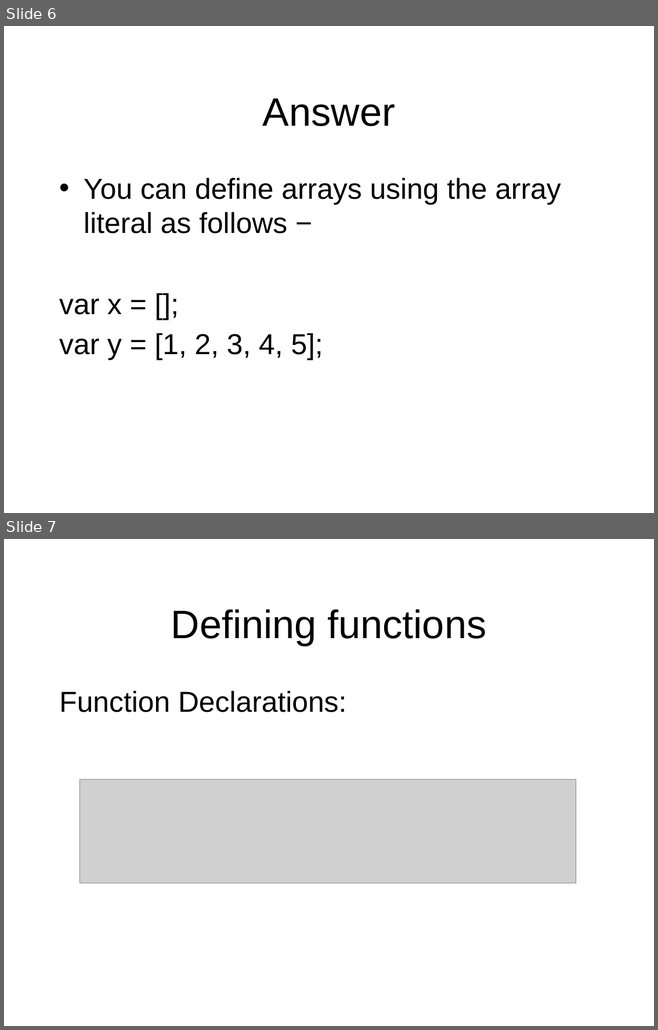
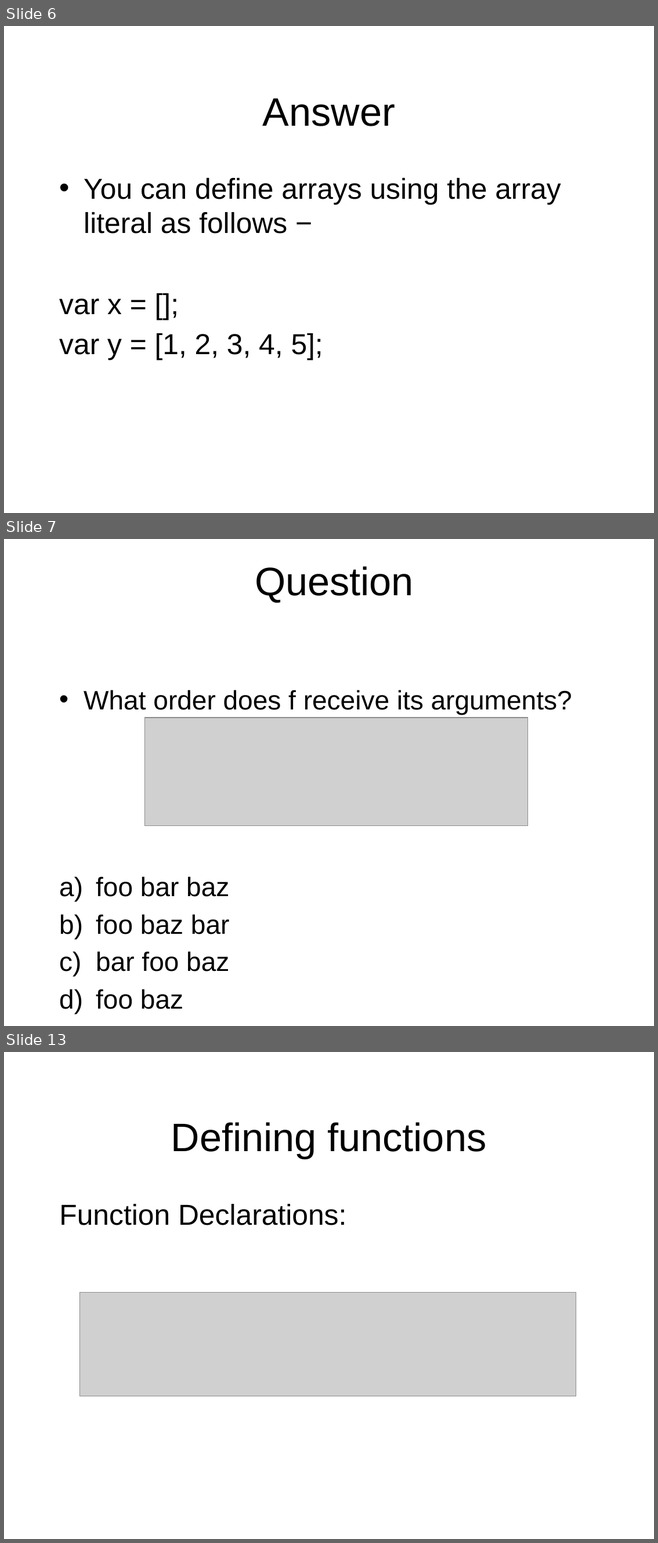
Before and after one commit to octaviordz/zjnu2017.github.io, a slide deck: WAD/lectures/110--Javascript.Forms.pptx. Shown one above the other, each under a label of ours: slides 6 and 7 before the commit, slides 6, 7 and 13 after it; the slides between them are not shown. The pictures are 658x1030 and 658x1543 pixels, drawn with LibreOffice and Linux fonts; fonts in the diff are those of the drawing; grey boxes stand for pictures. Boxes give left, top, right and bottom in pixels: in the first picture for what was removed or moved away, otherwise in the second. Text is boxed around its words. In the diff, an @@ line names an element or a change of style, - is before the commit and + after.

```diff
--- a/WAD/lectures/110--Javascript.Forms.pptx
+++ b/WAD/lectures/110--Javascript.Forms.pptx
@@ slide 7 added at bbox=[4, 539, 654, 1026], background #FFFFFF @@
@@ title added at bbox=[255, 566, 413, 602], 44 pt, text #000000 @@
+Question
@@ text added at bbox=[83, 690, 572, 1009], 29.6 pt, text #000000 @@
+• What order does f receive its arguments?
+a) foo bar baz
+b) foo baz bar
+c) bar foo baz
+d) foo baz
@@ picture added at bbox=[145, 718, 528, 826] @@
@@ what was slide 7 is now slide 13 @@
```
Also in this commit, not shown: 2 slides changed, 5 other slides added, 1 other file.
